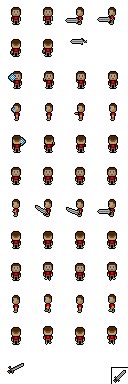
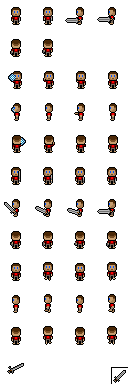
Layered file, before and after one edit (128x384). Changes by layer:
painted on "Sword" over [4, 17, 116, 247]
